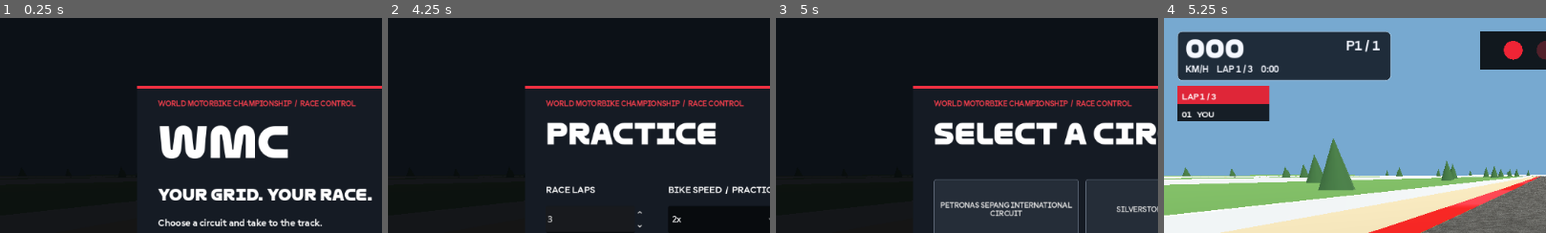
Above: before the commit, frames 1-4 (left to right).
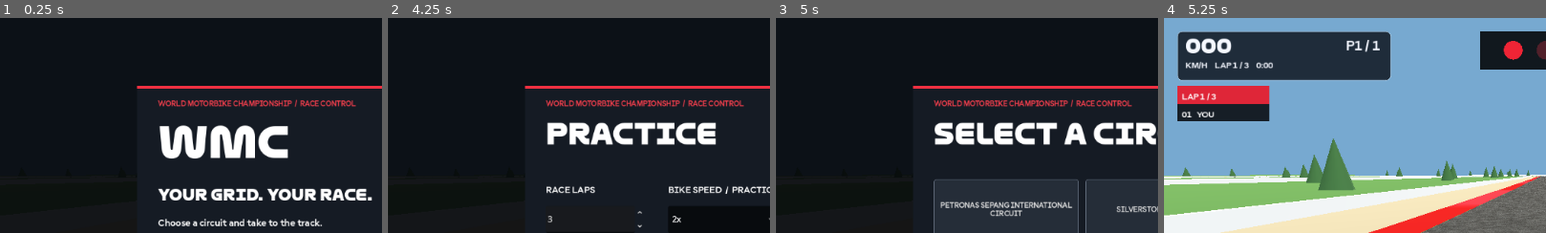
Above: after the commit, the same moments.

Repository: Ahad00010/WMC
Game: Godot game, scene res://scenes/Race.tscn
Two runs of this game, one before a commit and one after it. Both use one fixed random seed, a clock stepped at 60 frames per second and the inputs below.
Inputs:
- Up to frame 1 (0.25 s): no input
- Up to frame 2 (4.25 s): click "PLAY →" at 0.5 s; click "PRACTICE →" at 1.25 s; click "1x" at 2 s; click "FILL GRID WITH 9 AI RIDERS" at 2.75 s; click "2x" at 3.5 s
- Up to frame 3 (5 s): click "CHOOSE CIRCUIT →" at 4.25 s
- Up to frame 4 (5.25 s): click "PETRONAS SEPANG INTERNATIONAL…" at 5 s
The pictures show only the part of the screen within x 0-50%, y 0-50%; the shares and areas given below are measured in that part.

Frames 1-3 are identical in both runs. In frame 4, 1.7% of the frame differs, in the area x 5-31%, y 9-26%.

Commit message:
Lay out timing text using actual font metrics
Co-authored-by: arena-agent <297053741+arena-agent@users.noreply.github.com>

Diff:
--- a/native-rebuild/scripts/ui/race_hud.gd
+++ b/native-rebuild/scripts/ui/race_hud.gd
@@ -100,15 +100,16 @@
 	var timing_width := minf(minf(viewport_size.x * 0.28, 360.0) * unit, (viewport_size.x - 220.0 * unit) * 0.5 - margin - 12.0)
 	var timing_height := clampf(shortest_side * 0.115, 70.0, 110.0) * unit
 	_timing_panel.position = Vector2(margin, margin)
+	_speed_label.position = Vector2(14.0 * unit, 3.0 * unit)
+	var speed_font := roundi(clampf(timing_height * 0.37, 18.0, 48.0))
+	var lap_font := roundi(clampf(timing_height * 0.18, 10.0, 20.0))
+	_speed_label.add_theme_font_size_override("font_size", speed_font)
+	_speed_label.size = Vector2(timing_width * 0.48, _display_font.get_height(speed_font) + 2.0)
+	_lap_label.add_theme_font_size_override("font_size", lap_font)
+	_lap_label.position = Vector2(14.0 * unit, _speed_label.position.y + _speed_label.size.y + 2.0 * unit)
+	_lap_label.size = Vector2(timing_width - 28.0 * unit, _text_font.get_height(lap_font) + 2.0)
+	timing_height = maxf(timing_height, _lap_label.position.y + _lap_label.size.y + 5.0 * unit)
 	_timing_panel.size = Vector2(timing_width, timing_height)
-	_speed_label.position = Vector2(14.0 * unit, 3.0 * unit)
-	var speed_font := roundi(clampf(timing_height * 0.47, 20.0, 58.0))
-	var lap_font := roundi(clampf(timing_height * 0.19, 10.0, 22.0))
-	_speed_label.size = Vector2(timing_width * 0.48, timing_height * 0.58)
-	_speed_label.add_theme_font_size_override("font_size", speed_font)
-	_lap_label.position = Vector2(14.0 * unit, timing_height * 0.66)
-	_lap_label.size = Vector2(timing_width - 28.0 * unit, timing_height * 0.25)
-	_lap_label.add_theme_font_size_override("font_size", lap_font)
 	_position_label.position = Vector2(timing_width * 0.60, 13.0 * unit)
 	_position_label.size = Vector2(timing_width * 0.35, timing_height * 0.30)
 	_position_label.add_theme_font_size_override("font_size", roundi(clampf(shortest_side * 0.034 * unit, 17.0, 34.0)))
